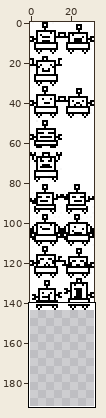
File history of a sprite sheet, source/IMG/Robot Extended.png. The picture above shows the old version from afar; the outline marks the close-up.
Close-up. As it was:
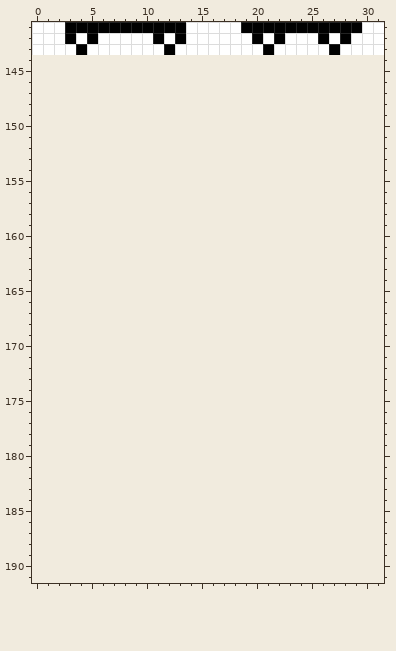
The file is 32x144 pixels. Colours within 5 levels of each other are drawn and written as one. Shown: x 0..31, y 141..191. The old version is drawn lined up with the new one, on the new canvas.
The result:
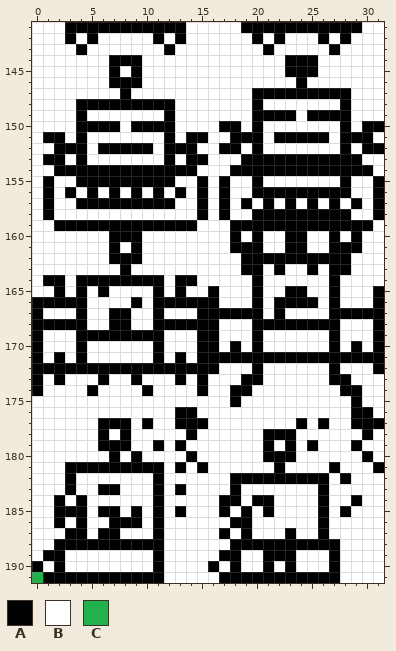
Palette (. is transparent): A #000000  B #ffffff  C #22b14c
Edits made:
canvas 32x144 -> 32x192
Changed rows in their new state; - is an unchanged pixel.
first column x 0:
144 BBBBBBBAAABBBBBBBBBBBBBAAABBBBBB
145 BBBBBBBABABBBBBBBBBBBBBAAABBBBBB
146 BBBBBBBAAABBBBBBBBBBBBBBABBBBBBB
147 BBBBBBBBABBBBBBBBBBBAAAAAAAAABBB
148 BBBBAAAAAAAAABBBBBBBABBBBBBBABBB
149 BBBBABBBBBBBABBBBBBBAAAABAAAABBB
150 BBBBAAAABAAAABBBBAABABBBBBBBABAA
151 BAABABBBBBBBABAABBAAABAAAAABAAAB
152 BBAAABAAAAABAAABBAABABBBBBBBABAA
153 BAABABBBBBBBABAABBBAAAAAAAAAAABB
154 BBAAAAAAAAAAAAABBBAAAAAAAAAAAAAB
155 BABBAAAAAAAAABBABABBABBBBBBBABBA
156 BABABABABABABABABABBAAAAAAAAABBA
157 BABBAAAAAAAAABBABABABABABABABABA
158 BABBBBBBBBBBBBBABABBAAAAAAAAABBA
159 BBAAAAAAAAAAAAABBBAAAAAAAAAAAAAB
160 BBBBBBBAAABBBBBBBBABABBAABBABABB
161 BBBBBBBABABBBBBBBBAAABBAABBAAABB
162 BBBBBBBAAABBBBBBBBBAAAAAAAAAABBB
163 BBBBBBBBABBBBBBBBBBAABABBABAABBB
164 BAABAAAAAAAABAABBBBBABBBBBBABBBB
165 BBABABABBBBABABBABBBABBAABBABBBA
166 AAAAABBBBABAAAAAABBBABAAAABABBBA
167 ABBBABBAABBABBBAAAAAABABBBBAAAAA
168 AAAAABBAABBAAAAAABBBAAAAAAAABBBA
169 ABBBAAAAAAAABBBAABBBABBBBBBABBBA
170 ABBBABBBBBBABBBAABABABBBBBBABABA
171 ABABABBBBBBABABAAAAAAAAAAAAAAAAA
172 AAAAAAAAAAAAAAAAABBBABBBBBBABBBA
173 ABABBBABBABBBABABBBAABBBBBBAABBB
174 ABBBBABBBBABBBBABBAABBBBBBBBAABB
175 BBBBBBBBBBBBBBBBBBABBBBBBBBBBABB
176 BBBBBBBBBBBBBAABBBBBBBBBBBBBBAAB
177 BBBBBBAAABABBAAABBBBBBBBABABBAAA
178 BBBBBBABABBBBBABBBBBBAAABBBBBBAB
179 BBBBBBAAABBABABBBBBBBABABABBBABB
180 BBBBBBBABABBBBABBBBBBAAABBBBBBAB
181 BBBAAAAAAAAABABABBBBBBABBBBABBBA
182 BBBABBBBBBBABBBBBBAAAAAAAAABABBB
183 BBBABBAABBBABABBBBABBBBBBBABBBBB
184 BBABABBBBBBABBBBBAABAABBBBABBABB
185 BBAAABAABABABABBBABABABBBBABABBB
186 BBABABBAAABABBBBBBAABBBBBBABBBBB
187 BBBAABAABBBABBBBBABABBBABBABBBBB
188 BBAAAAAAAAAABBBBBBAAAAAAAAAABBBB
189 BAABBBBBBBBABBBBBAABBAAABBBABBBB
190 ABABBBBBBBBABBBBABABBABABBBABBBB
191 CAAAAAAAAAAABBBBBAAAAAAAAAAABBBB
Pixel boxes of the changes (left, top, right, bottom) in both close-ups:
added: (32, 55, 384, 583)
